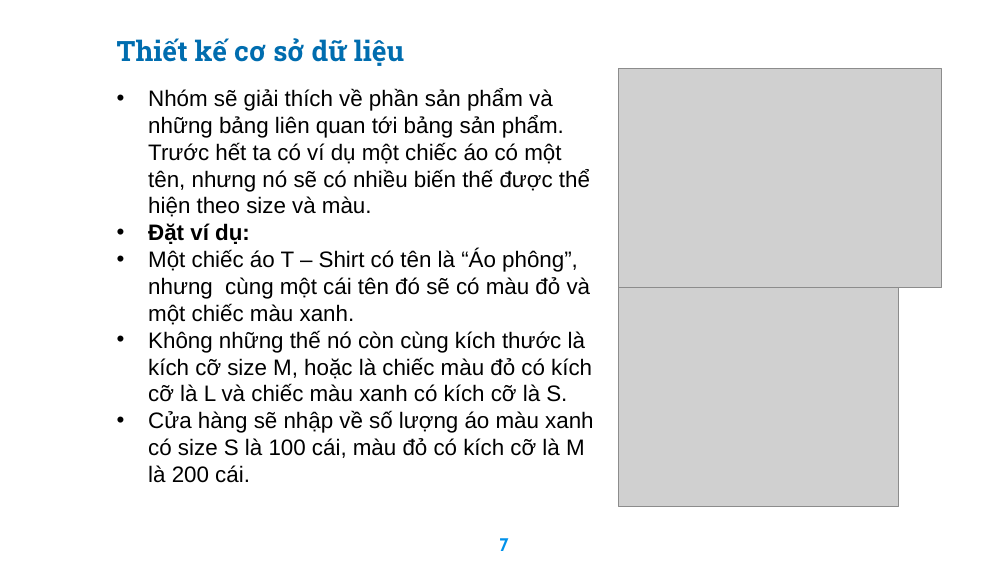
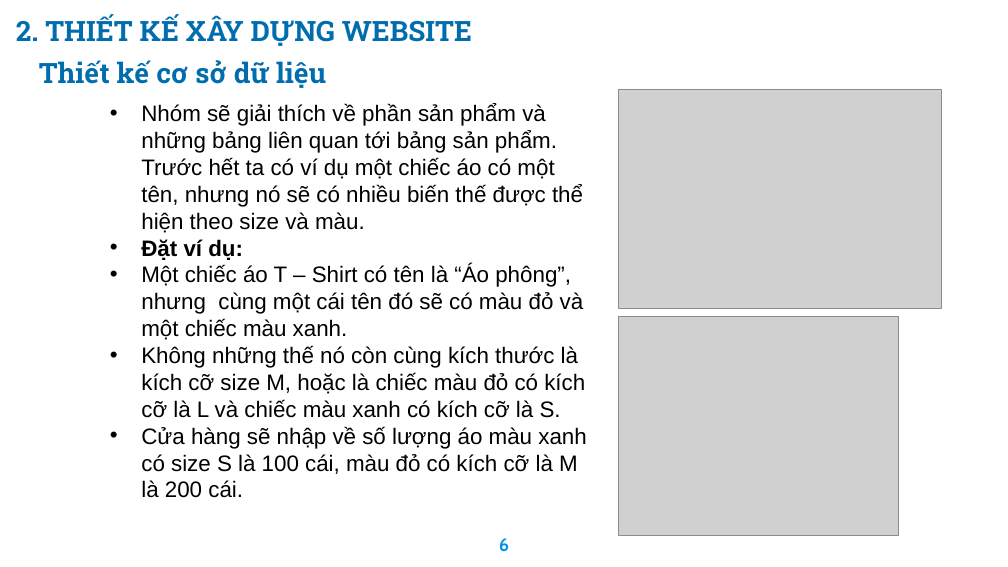
Before and after one commit to haitran2000/Ecommerce-Fashion-Website, a slide deck: slide 6 of Do An Tot Nghiep.pptx (slide 7 before the commit). Drawn at 1008x567 pixels with LibreOffice and Linux fonts; fonts in the diff are those of the drawing; grey boxes stand for pictures; background and template pictures are left out. Boxes give left, top, right and bottom in pixels: in the first picture for what was removed or moved away, otherwise in the second. Text is boxed around its words. In the diff, an @@ line names an element or a change of style, - is before the commit and + after.

```diff
--- a/Do An Tot Nghiep.pptx
+++ b/Do An Tot Nghiep.pptx
@@ text added at [16,15,472,46], 20 pt, text #006DB0, bold @@
+2. THIẾT KẾ XÂY DỰNG WEBSITE
@@ text "Thiết kế cơ sở dữ ...": place and size @@
-text "Thiết kế cơ sở dữ ..." at [117,38,404,66]
+text "Thiết kế cơ sở dữ ..." at [39,60,326,88]
@@ text "Nhóm sẽ giải thích về ...": place and size @@
-text "Nhóm sẽ giải thích về ..." at [148,88,593,483]
+text "Nhóm sẽ giải thích về ..." at [141,104,586,498]
@@ picture: place and size @@
-picture at [618,69,940,287]
+picture at [618,90,940,308]
@@ picture: place and size @@
-picture at [618,287,898,506]
+picture at [618,317,898,535]
@@ page number at [499,538,509,552]: text changed @@
-7
+6
```
Also in this commit, not shown: 11 other slides changed, 1 slide added, 6 slides removed, 20 other files.
